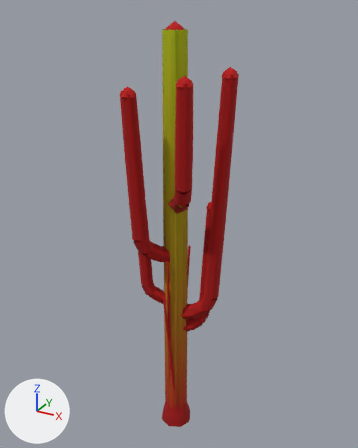
Two versions of the glTF model pwa/models/trees/saguaro.glb, one commit apart.
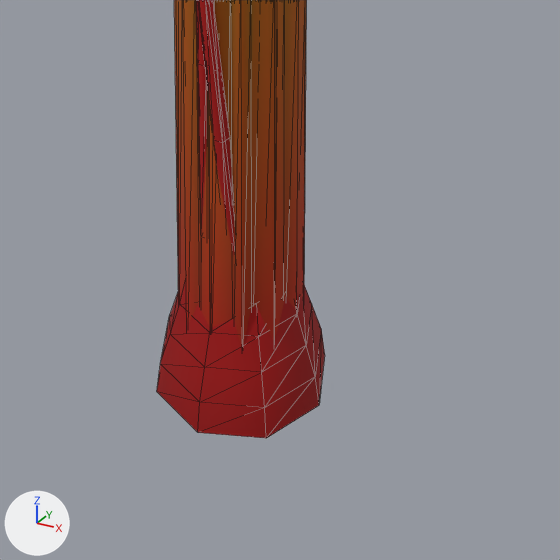
There are two pictures of each version: one whole from a 50 mm lens placed at (5.77, -10.31, 11.47), pointed at (-0.02, 0.23, 6.2), one close up on the part from 38% to 64% of the width and 79% to 100% of the height. Arrows for +X, +Y and +Z are at lower left; the lights stay in place. The older version's two pictures come first. The close-ups show mesh edges as thin lines. Where no turn or scale is listed for an object, it has been applied to the vertices. Vertices at exactly the same position are counted once.

Objects in the first close-up: 'deadSaguaro', 'saguaroOld', 'saguaroOld_far' and 1 more.
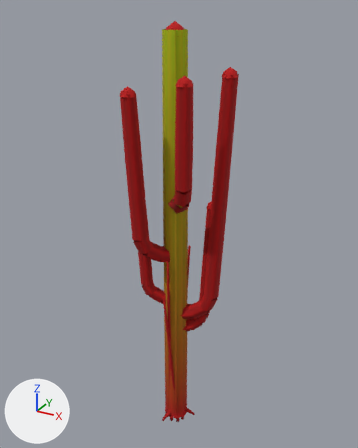
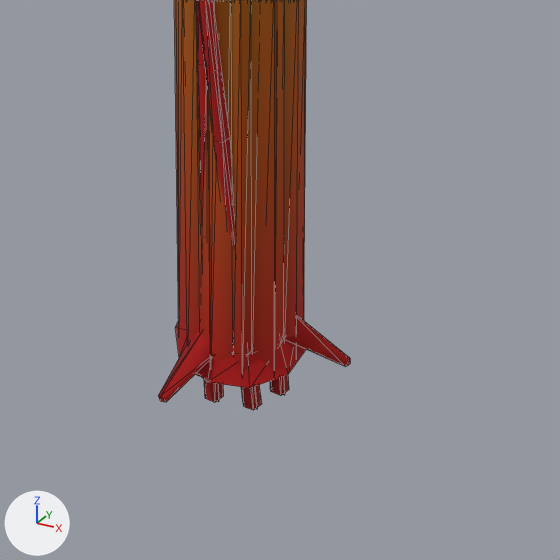
Changed parts and their boxes [x1, y1, x2, y2] in the close-ups (560 x 560 px; the box of a moved part takes in the faces that stretch with it):
'deadSaguaro', reshaped: before [157, 0, 325, 438]; after [158, 0, 350, 410]
part 1 of me_deadsaguaro, moved or reshaped: before [160, 237, 312, 408]; after [158, 316, 350, 410]
part 2 of me_deadsaguaro, recoloured: before [157, 305, 325, 438]; after [181, 341, 306, 388]

The change in detail:
me_deadsaguaro is used by ob_deadsaguaro; location (0.0, 0.0, 0.0).
me_deadsaguaro had 243 vertices, 427 faces and spanned x -0.46..0.46, y -0.5..0.72, z -0.25..5.41.
me_deadsaguaro now has 269 vertices, 451 faces and spans x -0.34..0.59, y -0.6..0.72, z -0.25..5.41.
Part 1, on me_deadsaguaro:
20 vertices are removed from x -0.39..0.33, y -0.39..0.33, z -0.25..0.65.
51 faces are deleted.
4 vertices in x -0.22..0.14, y -0.13..0.27, z -0.25 move by (0.0, -0.03, 0.0).
3 vertices in x -0.18..0.27, y -0.14..0.13, z -0.25 move by (-0.01, 0.02, 0.0).
3 vertices in x -0.26..0.19, y -0.14..0.03, z -0.25 move by (0.01, 0.02, 0.0).
3 vertices in x -0.09..0.11, y -0.26..0.11, z -0.25 move by (0.01, 0.01, 0.0).
3 vertices in x -0.15..0.21, y -0.18..0.19, z -0.25 move by (-0.02, -0.01, 0.0).
41 vertices move from x -0.46..0.46, y -0.46..0.46, z -0.25..0.61 to x -0.27..0.34, y -0.36..0.36, z -0.25..0.61.
46 vertices are added at x -0.34..0.59, y -0.6..0.45, z -0.01..0.5.
75 new faces join them, mat_trunk_dark.
me_deadsaguaro part 2: 21 kept faces spanning x -0.21..0.34, y -0.36..0.36, z 0.0..0.33 get new vertex colours; the middle colour goes from red #d10000 to red #fa0000.
